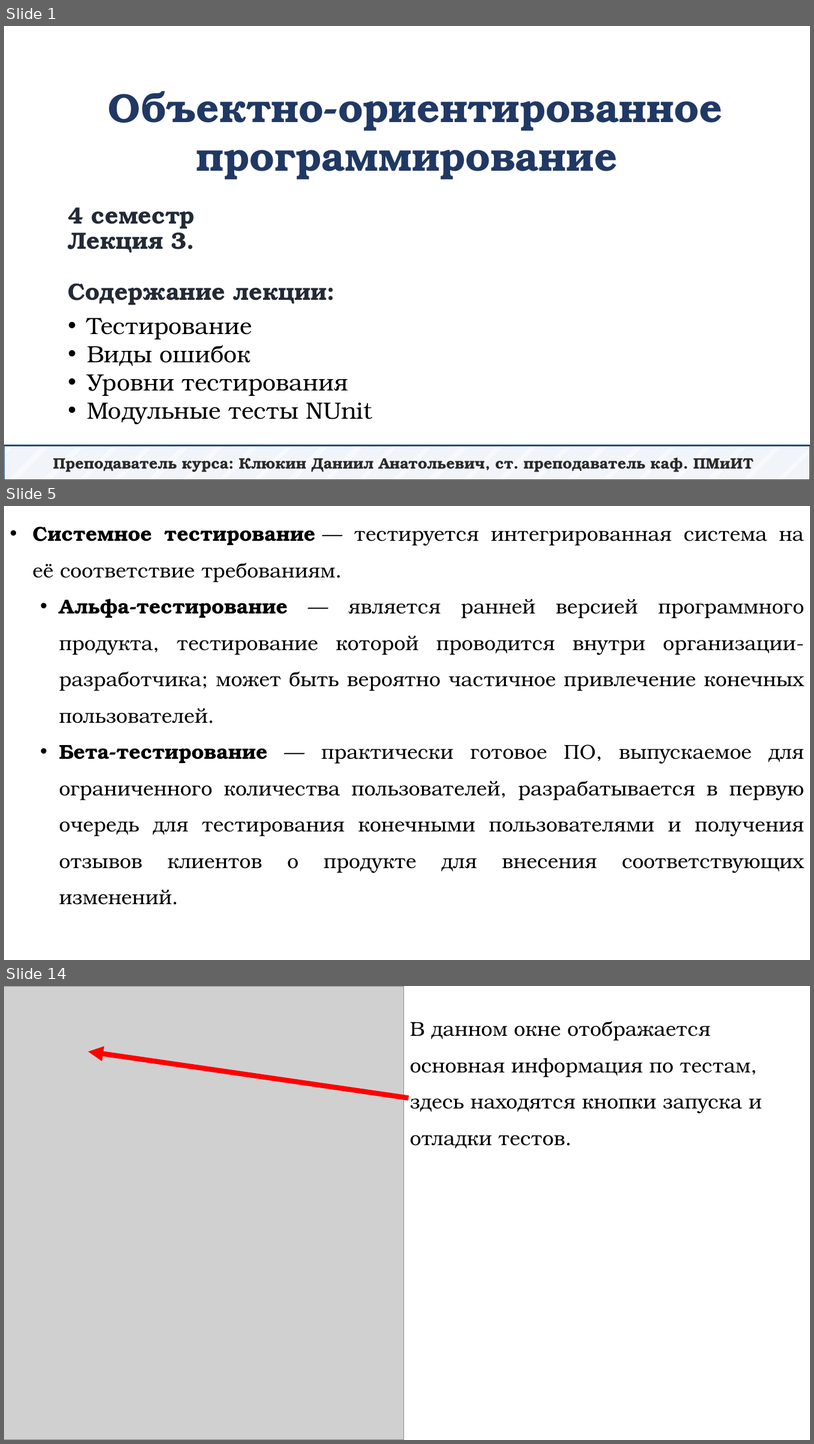
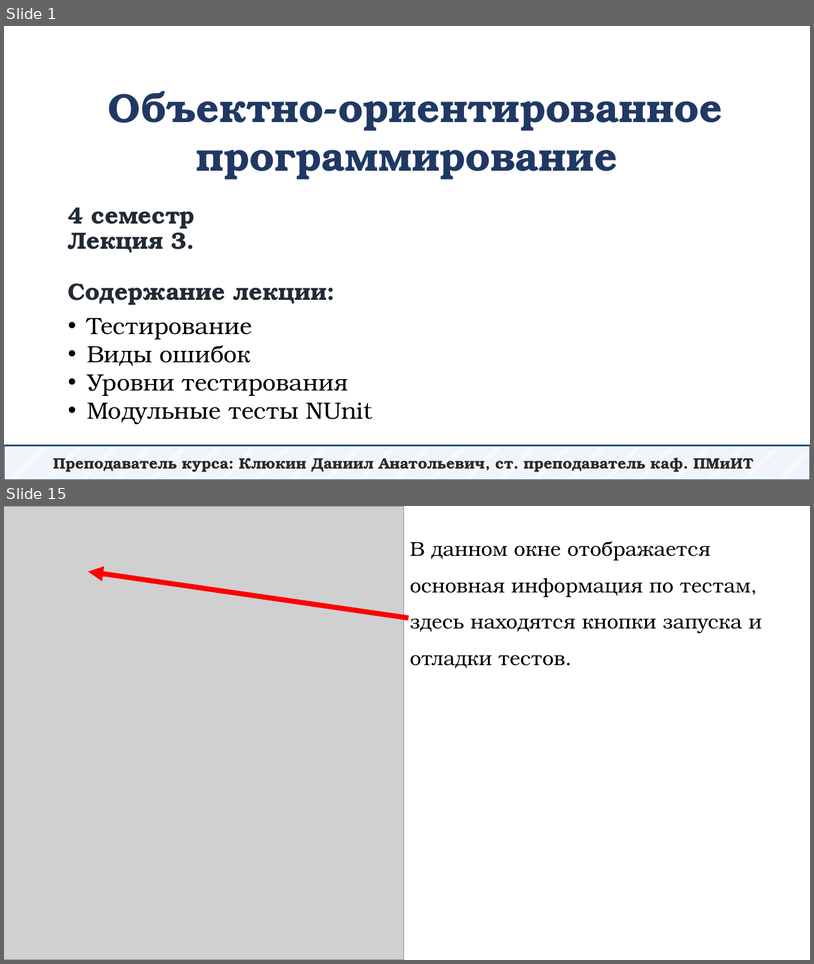
Before and after one commit to DaniilKlyukin/OOP-4, a slide deck: Лекции/ООП 1 лек 3.pptx. Shown one above the other, each under a label of ours: slides 1, 5 and 14 before the commit, slides 1 and 15 after it; the slides between them are not shown. The pictures are 814x1444 and 814x964 pixels, drawn with LibreOffice and Linux fonts; fonts in the diff are those of the drawing; grey boxes stand for pictures. Boxes give left, top, right and bottom in pixels: in the first picture for what was removed or moved away, otherwise in the second. Text is boxed around its words. In the diff, an @@ line names an element or a change of style, - is before the commit and + after.

```diff
--- a/Лекции/ООП 1 лек 3.pptx
+++ b/Лекции/ООП 1 лек 3.pptx
@@ slide 5 removed at [4,506,810,960], background #FFFFFF @@
@@ text removed at [33,526,804,873] @@
-• Системное тестирование — тестируется интегрированная система на её соответствие требованиям.
-  • Альфа-тестирование — является ранней версией программного продукта, тестирование которой проводится внутри организации-разработчика; может быть вероятно частичное привлечение конечных пользователей.
-  • Бета-тестирование — практически готовое ПО, выпускаемое для ограниченного количества пользователей, разрабатывается в первую очередь для тестирования конечными пользователями и получения отзывов клиентов о продукте для внесения соответствующих изменений.
@@ what was slide 14 is now slide 15 @@
```
Also in this commit, not shown: 6 slides changed, 30 slides added, 14 other slides removed.
